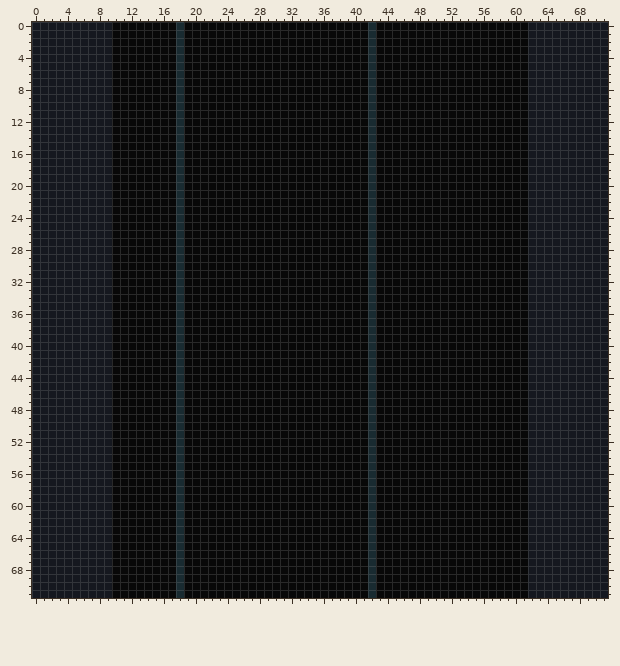
Two versions of one sprite sheet, 3level.png. Above is the file before it was changed.
The file is 72x72 pixels. Colours within 5 levels of each other are drawn and written as one.
New version:
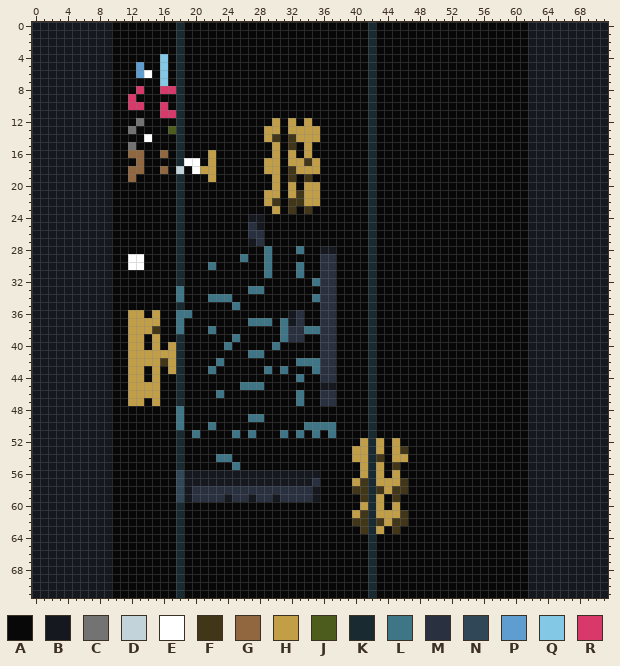
Palette (. is transparent): A #080808  B #15181f  C #737373  D #c2d3d9  E #ffffff  F #423618  G #90673e  H #c29e46  J #4b5c1c  K #192b31  L #3e7688  M #293141  N #304758  P #5f9dd1  Q #83c8e5  R #d9396a
What changed:
Changed rows in their new state; - is an unchanged pixel.
first column x 12:
 4 ----Q------------------------------
 5 -P--Q------------------------------
 6 -PE-Q------------------------------
 7 ----Q------------------------------
 8 -R--RR-----------------------------
 9 R----------------------------------
10 RR--R------------------------------
11 ----RR-----------------------------
12 -C----------------H-H-H------------
13 C----J-----------HH-HHHH-----------
14 --E--------------HF-FHHH-----------
15 C-----------------H-F-H------------
16 GG--G-----H-------H-H-H------------
17 -G-----EE-H------HH-HHFH-----------
18 GG--G-D-EHH------HH-FHHH-----------
19 G---------H-------H-F-F------------
20 ------------------H-H-HH-----------
21 -----------------HH-HFHH-----------
22 -----------------HF-FFHH-----------
23 ------------------H-F-F------------
24 ---------------BB------------------
25 ---------------MB------------------
26 ---------------MM------------------
27 ---------------BM------------------
28 -----------------L---L--BB---------
29 EE------------L--L------MM---------
30 EE--------L------L---L--MM---------
31 -----------------L---L--MM---------
32 -----------------------LMM---------
33 ------L--------LL-------MM---------
34 ------L---LLL----------LMM---------
35 -------------L----------MM---------
36 HH-H--LL------------BM--MM---------
37 HHHH--L--------LLL-LBM--MM---------
38 HHHF--L---L--------LMMLLMM---------
39 HH-H---------L-----LMM--MM---------
40 HH-H-H------L-----L-----MM---------
41 HHHHHH---------LL-------MM---------
42 HHHHFH-----L---------LLLMM---------
43 HH-H-H----L------L-L---LMM---------
44 HH-H-----------------L--MM---------
45 HHHH----------LLL-------BB---------
46 HHHH-------L---------L--MM---------
47 HH-H-----------------L--MM---------
48 ------L----------------------------
49 ------L--------LL------------------
50 ------L---L-----------LLLL---------
51 --------L----L-L---L-L-L-L---------
52 -----------------------------H-H-H-
53 ----------------------------HH-H-HF
54 -----------LL---------------HH-F-HH
55 -------------L---------------H-H-F-
56 ------NBBBBBBBBBBBBBBBBB-----H-H-H-
57 ------NBBBBBBBBBBBBBBBBM----HF-HHHF
58 ------NBMMMMMMMMMMMMMMMB----FF-FHFF
59 ------NBMMMMBMMBMMBMMMMB-----F-H-F-
60 -----------------------------H-H-H-
61 ----------------------------HF-HHHF
62 ----------------------------FF-FHFF
63 -----------------------------F-H-F-
Changed places in both pictures, as pixel boxes (x1, y1, x2, y2):
changed: (128, 54, 408, 534)
